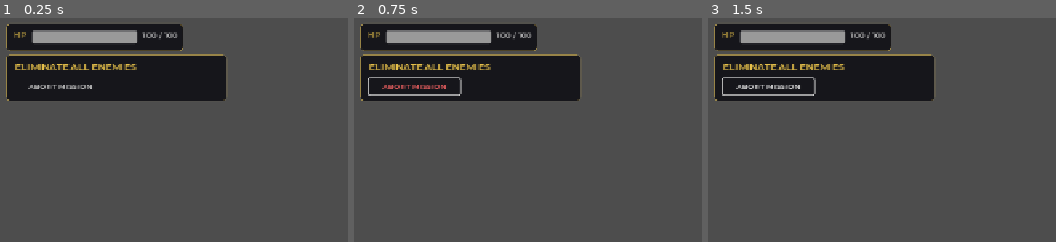
Above: before the commit, frames 1-3 (left to right).
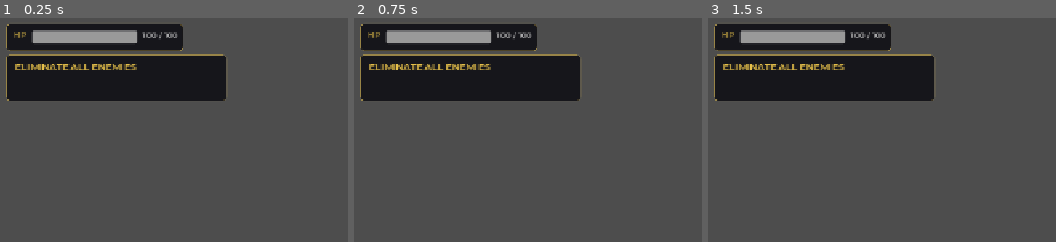
Above: after the commit, the same moments.

Repository: coyote321/BobaGame
Game: Godot game, scene res://Scenes copy/HUD.tscn
Same seed, same stepped clock (60 frames per second), same inputs: the game is played once before the commit and once after it. This scene is started directly instead of the project's main scene. Sound files missing from this copy of the repository are replaced by a short silence.
Inputs (mouse positions are % of the whole screen's width and height, from its top left):
- Up to frame 1 (0.25 s): no input
- Up to frame 2 (0.75 s): click (9, 15) at 0.5 s, where only the run before the commit has a clickable "ABORT MISSION"
- Up to frame 3 (1.5 s): tap Enter at 1.25 s; move the mouse to (82, 45) at 1.27 s; hold D (move_right) from 1.28 s (still down); tap G (ability) at 1.35 s; click (82, 45) at 1.42 s
The pictures show only the part of the screen within x 0-50%, y 0-50%; the shares and areas given below are measured in that part.

The runs differ from the first frame. In frame 1, 0.3% of the frame differs, in the area x 8-27%, y 29-32%; in frame 2, 0.7%, in the area x 4-32%, y 26-35%; in frame 3, 0.7%.

Commit message:
Remove Abort Mission button from HUD

Diff:
--- a/Scenes copy/HUD.tscn
+++ b/Scenes copy/HUD.tscn
@@ -106,19 +106,6 @@
 theme_override_font_sizes/font_size = 15
 text = "ELIMINATE ALL ENEMIES"
 
-[node name="AbortButton" type="Button" parent="MissionPanel"]
-layout_mode = 0
-offset_left = 14.0
-offset_top = 38.0
-offset_right = 160.0
-offset_bottom = 64.0
-theme_override_colors/font_color = Color(0.85, 0.85, 0.85, 1)
-theme_override_colors/font_hover_color = Color(1, 0.4, 0.4, 1)
-theme_override_fonts/font = ExtResource("8_font_semi")
-theme_override_font_sizes/font_size = 12
-text = "ABORT MISSION"
-flat = true
-
 [node name="ReturnButton" type="Button" parent="MissionPanel"]
 visible = false
 layout_mode = 0
